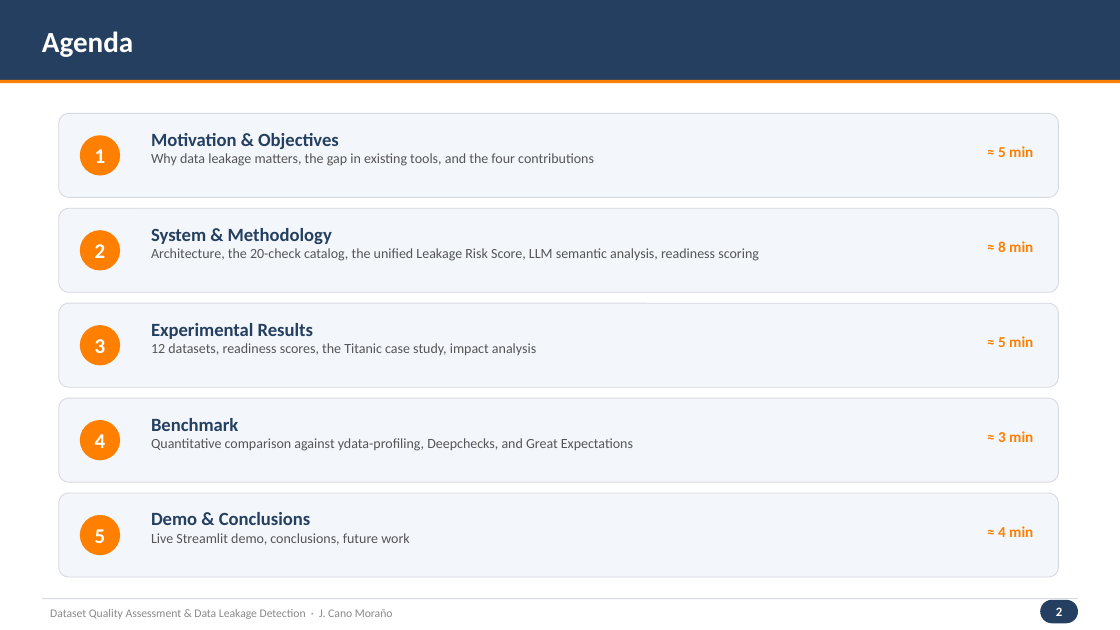
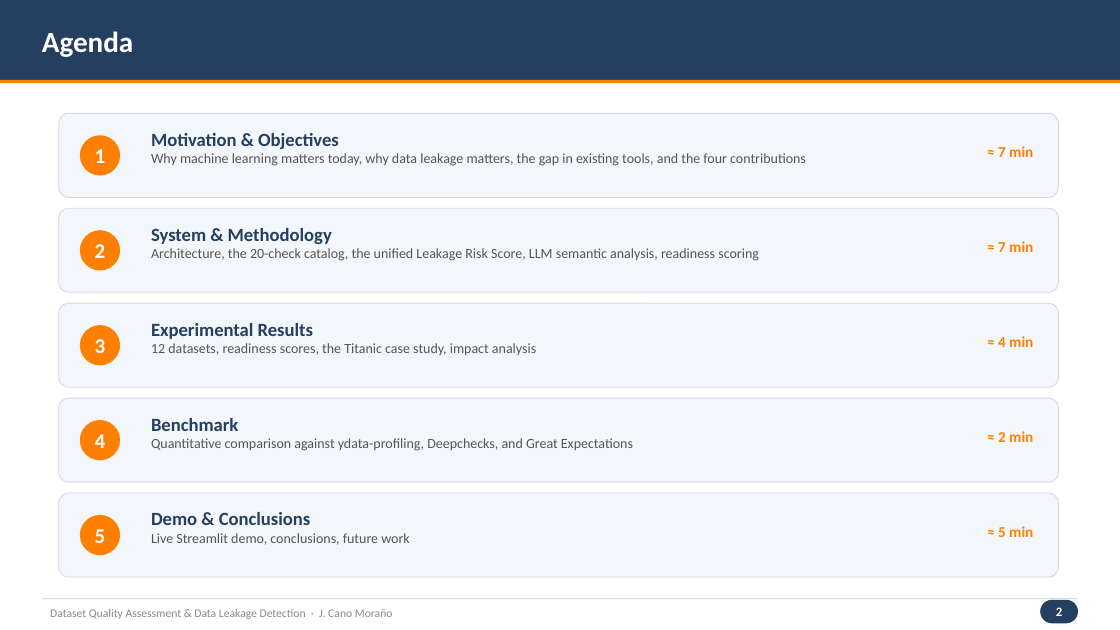
Before and after one commit to jaimecano12/ml-framework, a slide deck: slide 2 of presentation.pptx. Drawn at 1120x630 pixels with LibreOffice and Linux fonts; fonts in the diff are those of the drawing. Boxes give left, top, right and bottom in pixels: in the first picture for what was removed or moved away, otherwise in the second. Text is boxed around its words. In the diff, an @@ line names an element or a change of style, - is before the commit and + after.

```diff
--- a/presentation.pptx
+++ b/presentation.pptx
@@ text at (x1=998, y1=146, x2=1033, y2=157): text changed @@
-≈ 5 min
+≈ 7 min
@@ text at (x1=151, y1=153, x2=806, y2=166): text changed @@
-Why data leakage matters, the gap in existing tools, and the four contributions
+Why machine learning matters today, why data leakage matters, the gap in existing tools, and the four contributions
@@ text at (x1=998, y1=241, x2=1033, y2=252): text changed @@
-≈ 8 min
+≈ 7 min
@@ text at (x1=998, y1=336, x2=1033, y2=347): text changed @@
-≈ 5 min
+≈ 4 min
@@ text at (x1=998, y1=431, x2=1033, y2=442): text changed @@
-≈ 3 min
+≈ 2 min
@@ text at (x1=998, y1=526, x2=1033, y2=537): text changed @@
-≈ 4 min
+≈ 5 min
```
Also in this commit, not shown: 22 other slides changed, 1 slide added, 3 other files.
